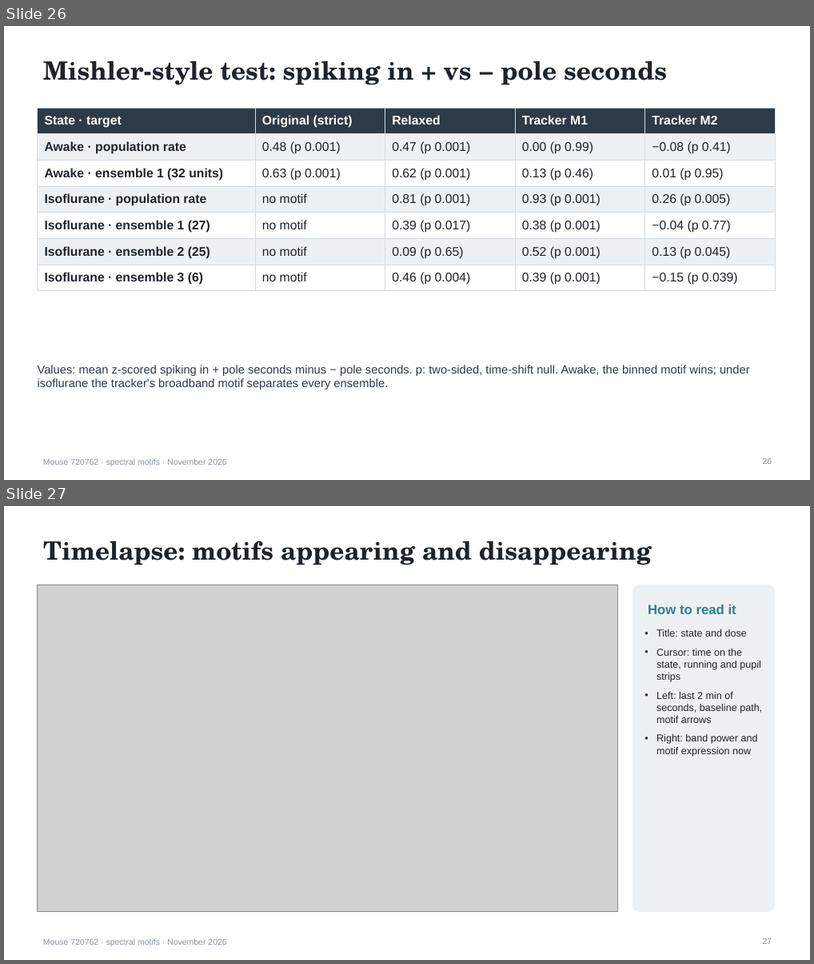
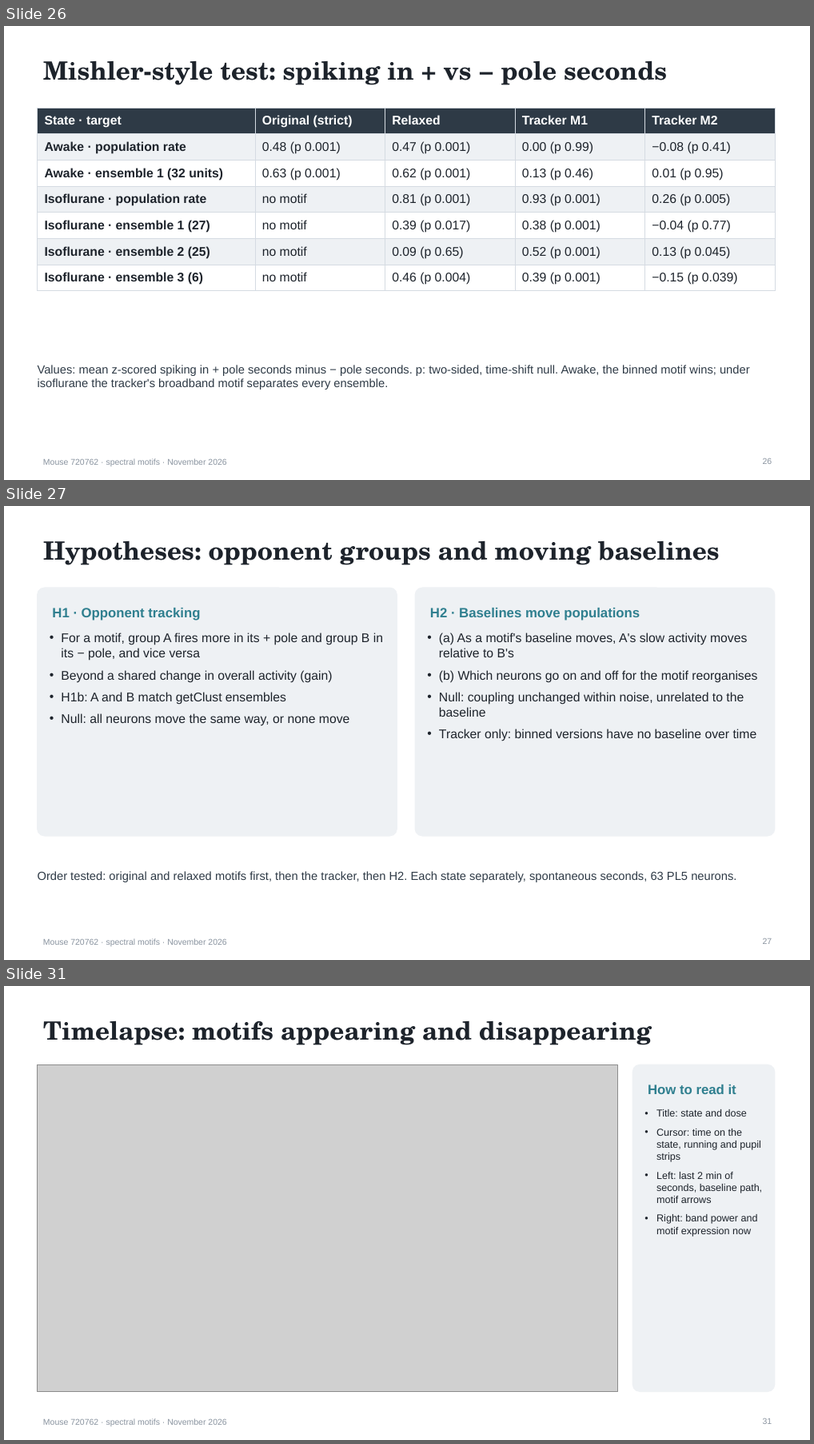
Before and after one commit to saasberkeley/dc-allen, a slide deck: data/out/2026-11-10_report/motif_tracking_report.pptx. Shown one above the other, each under a label of ours: slides 26 and 27 before the commit, slides 26, 27 and 31 after it; the slides between them are not shown. The pictures are 814x964 and 814x1444 pixels, drawn with LibreOffice and Linux fonts; fonts in the diff are those of the drawing; grey boxes stand for pictures. Boxes give left, top, right and bottom in pixels: in the first picture for what was removed or moved away, otherwise in the second. Text is boxed around its words. In the diff, an @@ line names an element or a change of style, - is before the commit and + after.

```diff
--- a/data/out/2026-11-10_report/motif_tracking_report.pptx
+++ b/data/out/2026-11-10_report/motif_tracking_report.pptx
@@ slide 27 added at box(4, 506, 810, 960), background #FFFFFF; not listed: 1 template element that a slide beside it also shows @@
@@ title added at box(43, 541, 720, 565), 30 pt, text #1D232B, bold @@
+Hypotheses: opponent groups and moving baselines
@@ rounded rectangle added at box(38, 588, 398, 836), fill #EEF1F4, outline #EEF1F4 1 pt @@
@@ rounded rectangle added at box(415, 588, 775, 836), fill #EEF1F4, outline #EEF1F4 1 pt @@
@@ text added at box(52, 608, 200, 620), 16 pt, text #2F7F8F, bold @@
+H1 · Opponent tracking
@@ text added at box(430, 608, 640, 620), 16 pt, text #2F7F8F, bold @@
+H2 · Baselines move populations
@@ text added at box(61, 632, 383, 726), 15 pt, text #1D232B @@
+• For a motif, group A fires more in its + pole and group B in its − pole, and vice versa
+• Beyond a shared change in overall activity (gain)
+• H1b: A and B match getClust ensembles
+• Null: all neurons move the same way, or none move
@@ text added at box(439, 632, 758, 741), 15 pt, text #1D232B @@
+• (a) As a motif's baseline moves, A's slow activity moves relative to B's
+• (b) Which neurons go on and off for the motif reorganises
+• Null: coupling unchanged within noise, unrelated to the baseline
+• Tracker only: binned versions have no baseline over time
@@ text added at box(38, 871, 737, 882), 14 pt, text #2E3A46 @@
+Order tested: original and relaxed motifs first, then the tracker, then H2. Each state separately, spontaneous seconds, 63 PL5 neurons.
@@ page number added at box(763, 938, 773, 944), 10 pt, text #8A94A0 @@
+27
@@ what was slide 27 is now slide 31 @@
@@ page number at box(763, 1418, 773, 1424): text changed @@
-27
+31
```
Also in this commit, not shown: 1 slide changed, 4 other slides added, 7 other files.
